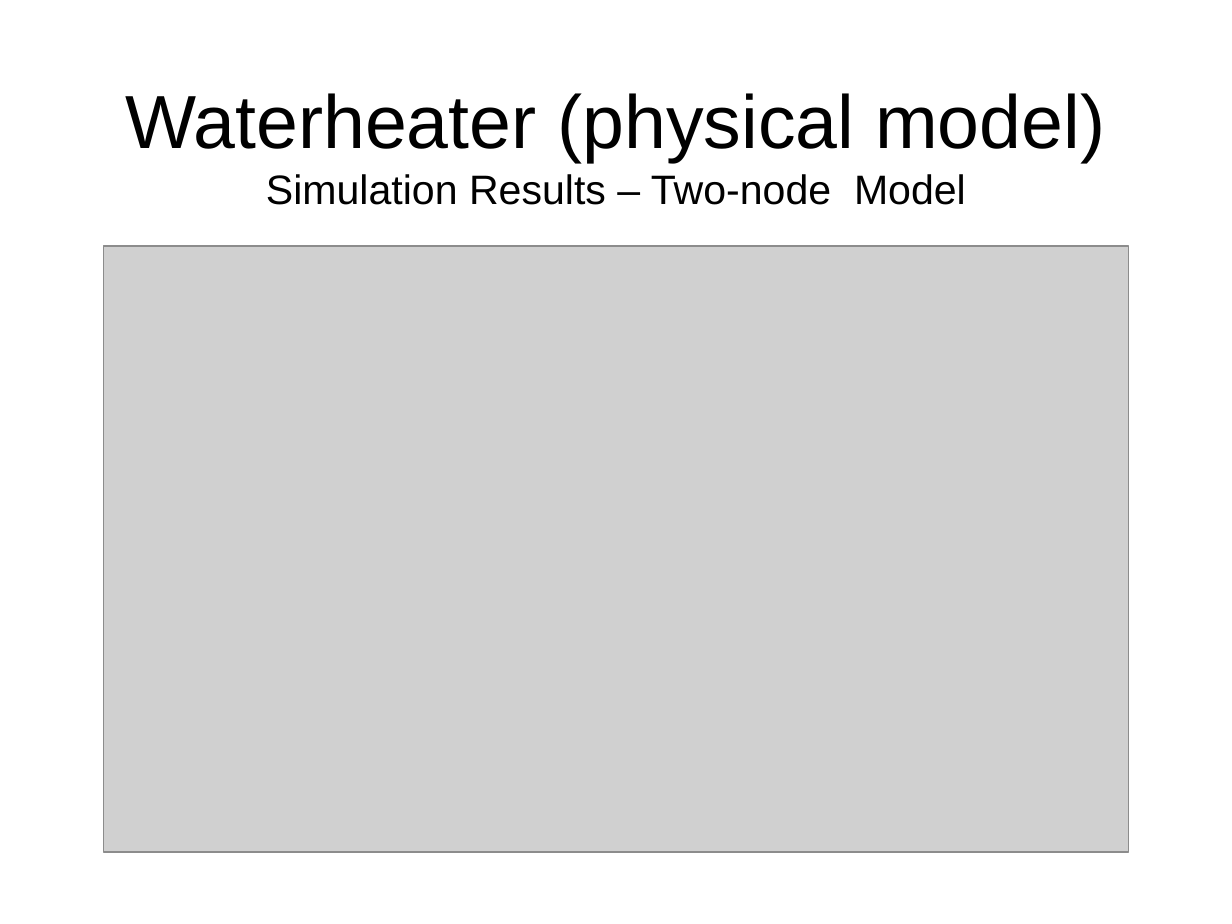
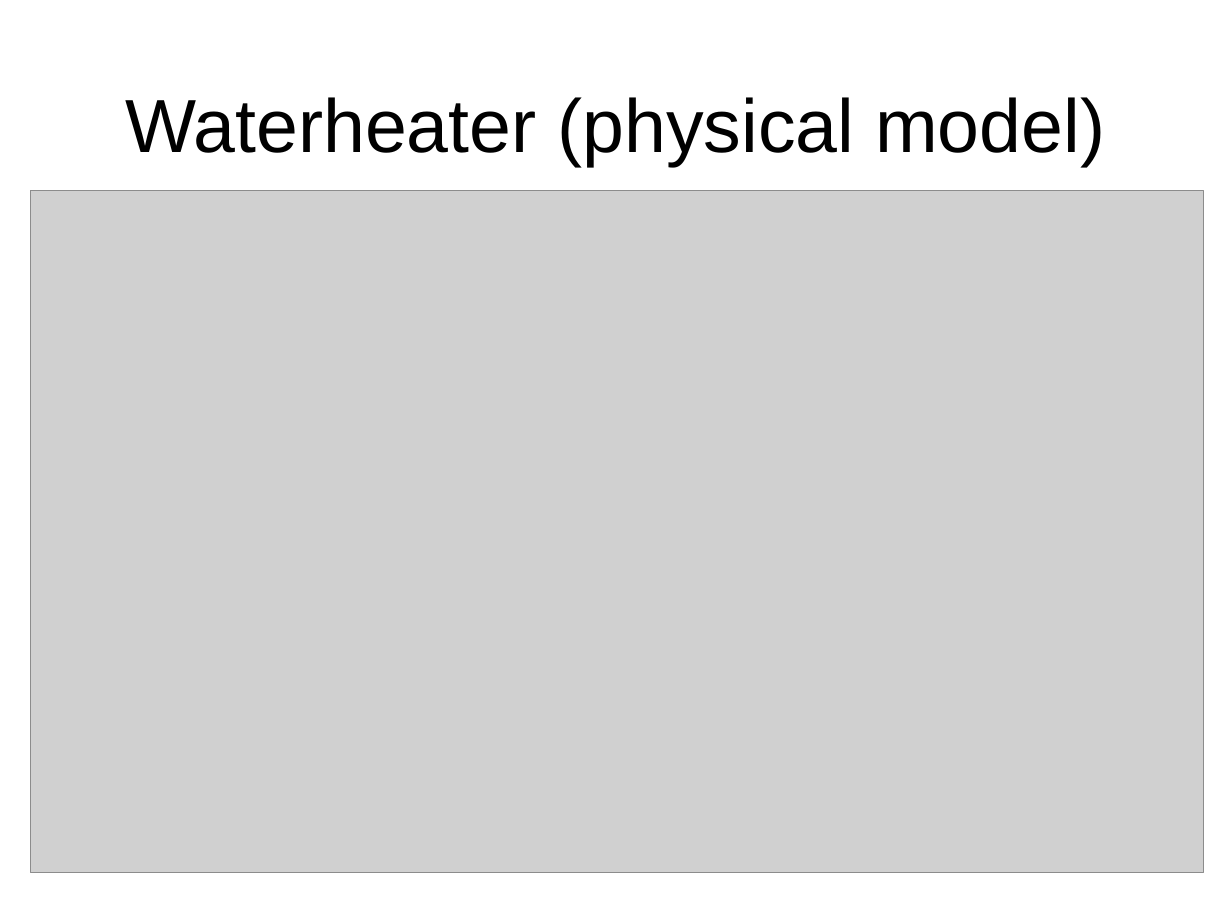
Before and after one commit to gridlab-d/course, a slide deck: slide 24 of ThreeDayCourse_v22/Day2/3.2 - Residential.ppt. Drawn at 1232x924 pixels with LibreOffice and Linux fonts; fonts in the diff are those of the drawing; grey boxes stand for pictures; background and template pictures are left out. Boxes give left, top, right and bottom in pixels: in the first picture for what was removed or moved away, otherwise in the second. Text is boxed around its words. In the diff, an @@ line names an element or a change of style, - is before the commit and + after.

Commit message:
Minor change to water heater plot

```diff
--- a/ThreeDayCourse_v22/Day2/3.2 - Residential.ppt
+++ b/ThreeDayCourse_v22/Day2/3.2 - Residential.ppt
@@ title at bbox=[125, 97, 1105, 166]: text changed; size 24 to 44 pt @@
-Waterheater (physical model)
-Simulation Results – Two-node Model
+Waterheater (physical model)
@@ picture: place and size @@
-picture at bbox=[103, 246, 1129, 853]
+picture at bbox=[31, 191, 1204, 873]
```
